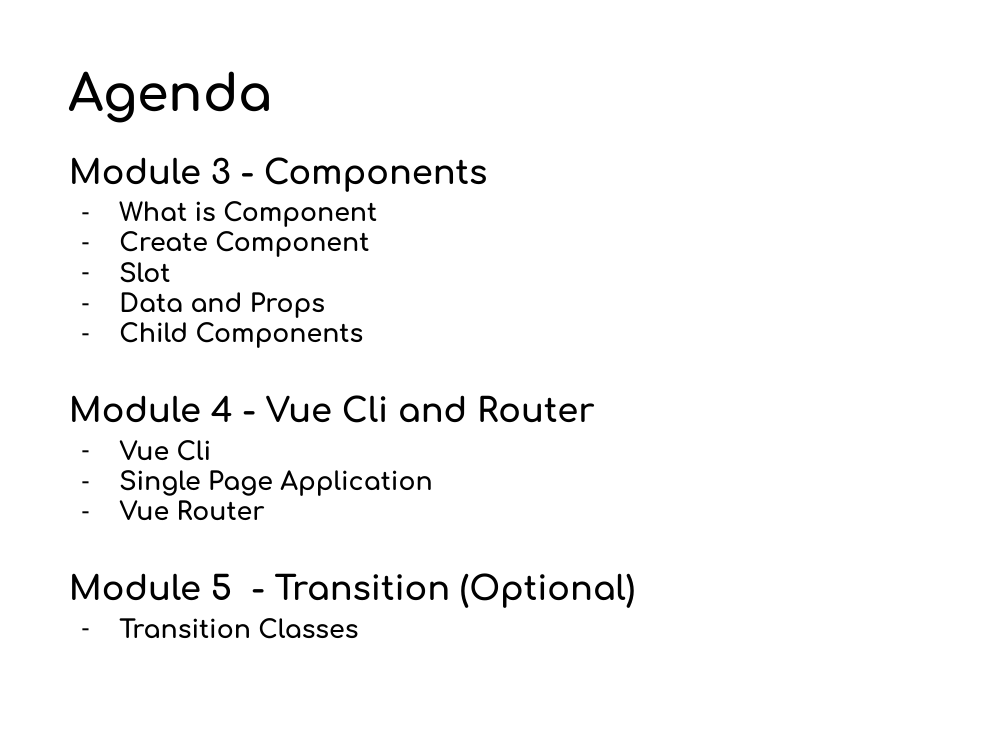
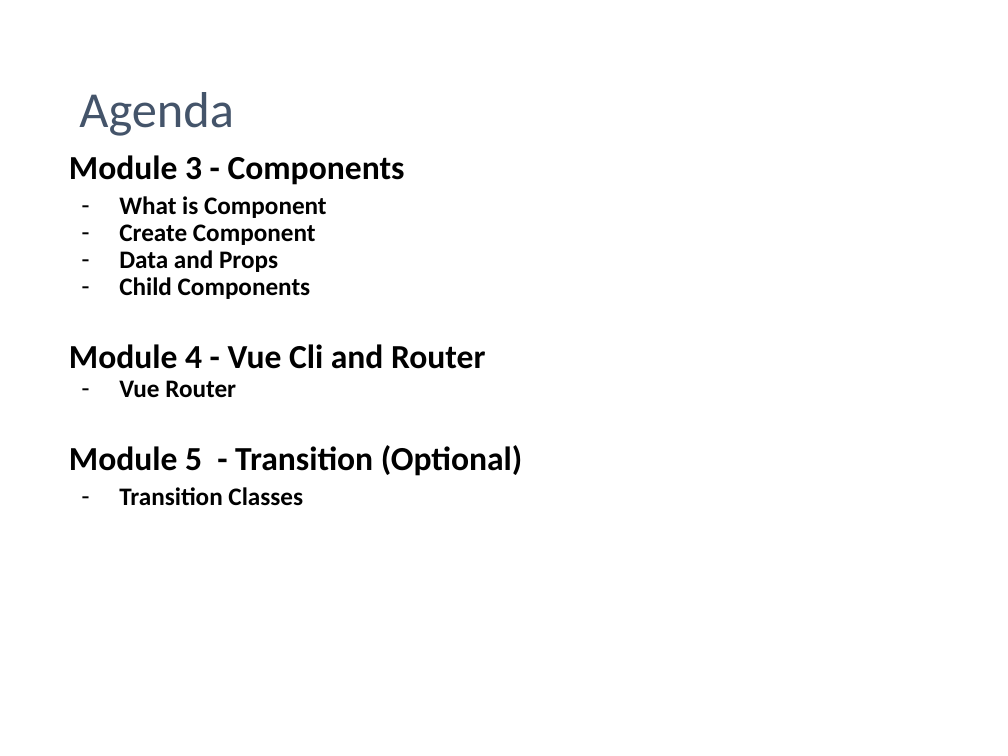
Before and after one commit to auzadventure/vue-beginner, a slide deck: slide 5 of SG - Lionel - Vue.js Essential Training - v2.pptx (slide 4 before the commit). Drawn at 1008x756 pixels with LibreOffice and Linux fonts; fonts in the diff are those of the drawing. Boxes give left, top, right and bottom in pixels: in the first picture for what was removed or moved away, otherwise in the second. Text is boxed around its words. In the diff, an @@ line names an element or a change of style, - is before the commit and + after.

```diff
--- a/SG - Lionel - Vue.js Essential Training - v2.pptx
+++ b/SG - Lionel - Vue.js Essential Training - v2.pptx
@@ title "Agenda": place and size @@
-title "Agenda" at [69,71,273,123]
+title "Agenda" at [79,92,234,136]
@@ title "Agenda" at [79,92,234,136]: font Comfortaa to Calibri, text colour #000000 to #44546A, bold off @@
@@ text "Module 3 - Components" at [69,155,523,506]: font Comfortaa to Calibri; line spacing 1 to 0.9 @@
@@ text at [119,262,170,283]: paragraph removed @@
-– Slot
@@ text at [119,440,432,496]: paragraphs removed @@
-– Vue Cli
-– Single Page Application
```
Also in this commit, not shown: 85 other slides changed, 1 slide added, 5 other files.
